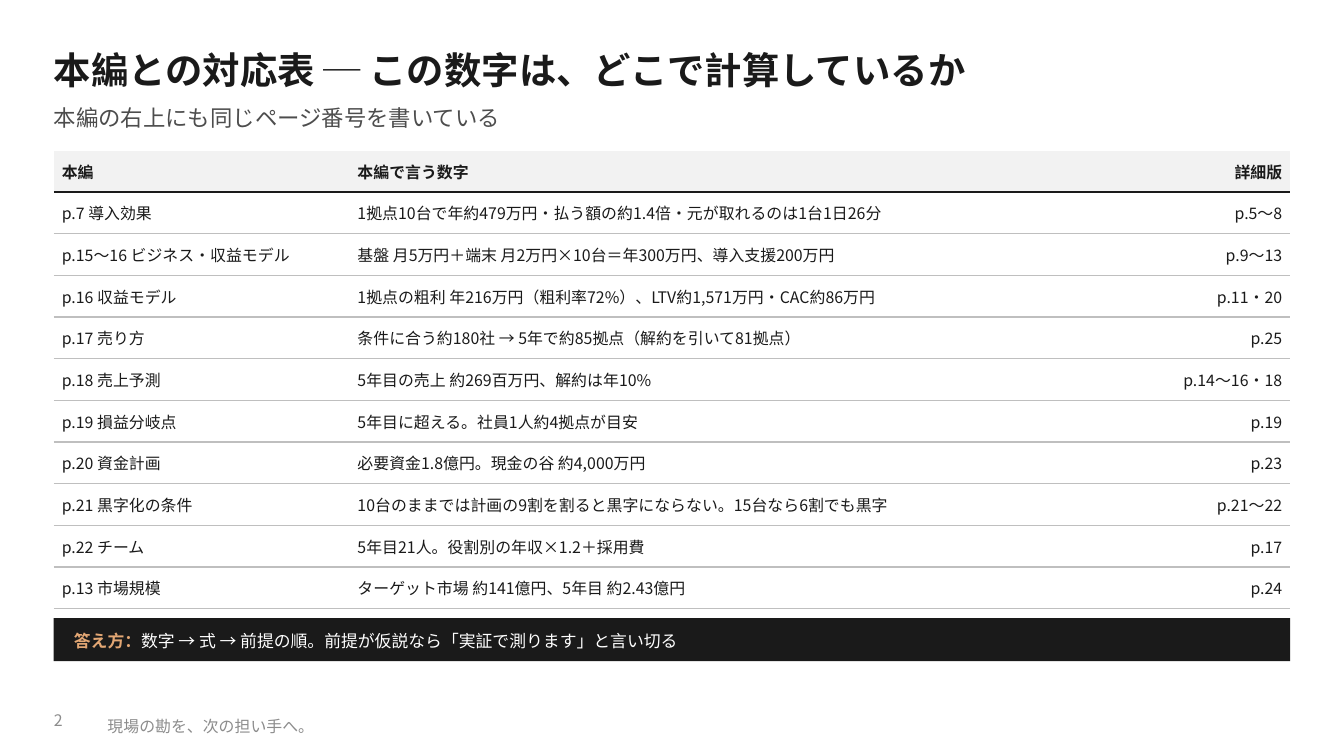
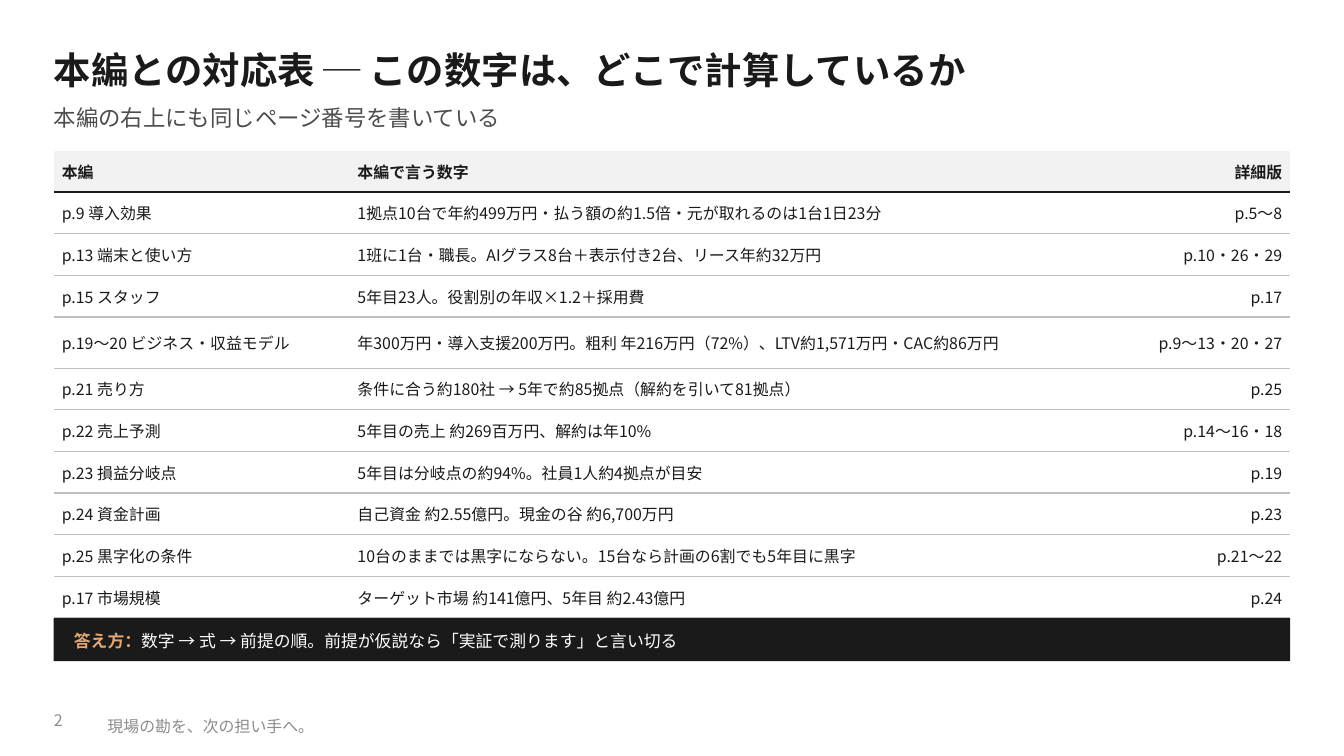
Before and after one commit to SEITOSHIKI/-ai-commute-audio-, a slide deck: slide 2 of deck/カンツギ_事業計画書_計算詳細版.pptx. Drawn at 1344x756 pixels with LibreOffice and Linux fonts; fonts in the diff are those of the drawing; background and template pictures are left out. Boxes give left, top, right and bottom in pixels: in the first picture for what was removed or moved away, otherwise in the second. Text is boxed around its words. In the diff, an @@ line names an element or a change of style, - is before the commit and + after.

```diff
--- a/deck/カンツギ_事業計画書_計算詳細版.pptx
+++ b/deck/カンツギ_事業計画書_計算詳細版.pptx
@@ table at bbox=[54, 151, 1290, 612] @@
-row 2, column 1: p.7 導入効果
+row 2, column 1: p.9 導入効果
-row 2, column 2: 1拠点10台で年約479万円・払う額の約1.4倍・元が取れるのは1台1日26分
+row 2, column 2: 1拠点10台で年約499万円・払う額の約1.5倍・元が取れるのは1台1日23分
-row 3: p.15〜16 ビジネス・収益モデル | 基盤 月5万円＋端末 月2万円×10台＝年300万円、導入支援200万円 | p.9〜13
+row 3: p.13 端末と使い方 | 1班に1台・職長。AIグラス8台＋表示付き2台、リース年約32万円 | p.10・26・29
-row 4: p.16 収益モデル | 1拠点の粗利 年216万円（粗利率72%）、LTV約1,571万円・CAC約86万円 | p.11・20
+row 4: p.15 スタッフ | 5年目23人。役割別の年収×1.2＋採用費 | p.17
-row 5: p.17 売り方 | 条件に合う約180社 → 5年で約85拠点（解約を引いて81拠点） | p.25
+row 5: p.19〜20 ビジネス・収益モデル | 年300万円・導入支援200万円。粗利 年216万円（72%）、LTV約1,571万円・CAC約86万円 | p.9〜13・20・27
-row 6: p.18 売上予測 | 5年目の売上 約269百万円、解約は年10% | p.14〜16・18
+row 6: p.21 売り方 | 条件に合う約180社 → 5年で約85拠点（解約を引いて81拠点） | p.25
-row 7: p.19 損益分岐点 | 5年目に超える。社員1人約4拠点が目安 | p.19
+row 7: p.22 売上予測 | 5年目の売上 約269百万円、解約は年10% | p.14〜16・18
-row 8: p.20 資金計画 | 必要資金1.8億円。現金の谷 約4,000万円 | p.23
+row 8: p.23 損益分岐点 | 5年目は分岐点の約94%。社員1人約4拠点が目安 | p.19
-row 9: p.21 黒字化の条件 | 10台のままでは計画の9割を割ると黒字にならない。15台なら6割でも黒字 | p.21〜22
+row 9: p.24 資金計画 | 自己資金 約2.55億円。現金の谷 約6,700万円 | p.23
-row 10: p.22 チーム | 5年目21人。役割別の年収×1.2＋採用費 | p.17
+row 10: p.25 黒字化の条件 | 10台のままでは黒字にならない。15台なら計画の6割でも5年目に黒字 | p.21〜22
-row 11, column 1: p.13 市場規模
+row 11, column 1: p.17 市場規模
```
Also in this commit, not shown: 27 other slides changed, 3 slides added, 19 other files.
